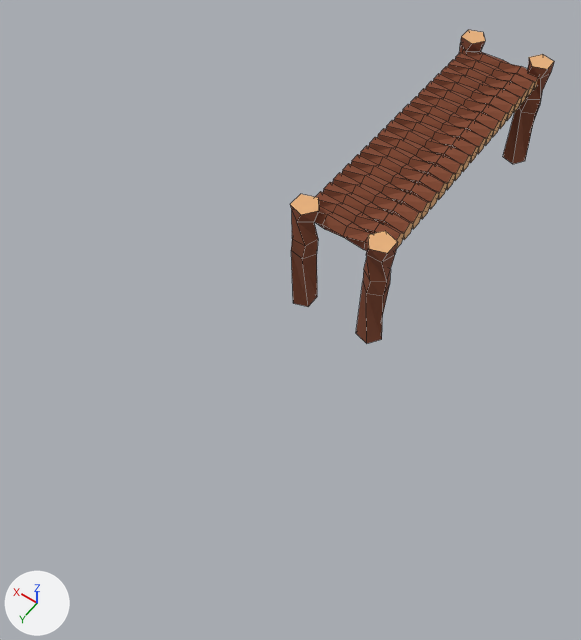
Before and after pictures for a commit that changed the Blender file assets/models/dock.blend.
Before and after are seen from a 50 mm camera at (-12.7, 37.2, 26.0) aimed at (0.8, 18.3, -3.8). The axes (+X, +Y, +Z) are drawn at lower left. The lights are the same throughout. The older version comes first. Mesh edges are drawn as thin lines.

Objects in the first picture: 'Log1', 'Log1.002', 'Log2', 'Log2.002', 'Walkway'.
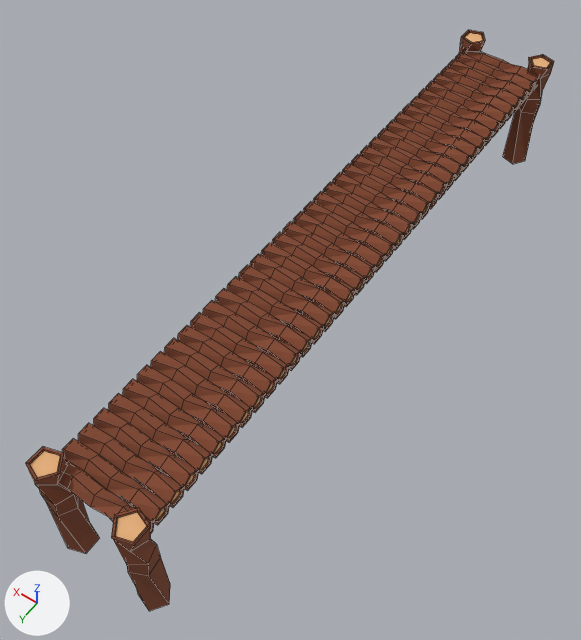
Location of each change, [x1, y1, x2, y2] in pixels of the pictures (581 x 640 px):
'Walkway', reshaped, modifiers changed (113% wider, 139% taller)
    before: [315, 49, 538, 251]
    after: [61, 49, 538, 533]
'Log2.002', reshaped, moved (40% wider, 8% shorter)
    before: [356, 231, 398, 344]
    after: [111, 507, 170, 611]
'Log1.002', reshaped, moved (150% wider, 6% shorter)
    before: [290, 194, 319, 307]
    after: [25, 447, 99, 553]
part 1 of me_cylinder_001, built on
    before: [396, 78, 538, 249]
    after: [150, 78, 538, 533]
part 2 of me_cylinder_002, cut back
    both: [461, 30, 485, 44]
part 3 of me_cylinder_003, cut back
    both: [529, 54, 554, 69]
part 4 of me_cylinder_006, built on
    before: [290, 194, 319, 215]
    after: [25, 447, 63, 481]
part 5 of me_cylinder_007, built on
    before: [368, 231, 398, 253]
    after: [111, 507, 151, 545]

Edits to the bpy script that builds the scene:
```text
Change me_cylinder_001:
    used by ob_walkway; location = (0.0, 0.0, 0.0); rotation_euler = (1.571, 0.0, 0.0), in degrees (90, 0, 0)
    remove me_cylinder_001.from_pydata(...)  # 25 vertices, 23 faces; spans x -2.2..2.2, y -0.46..0.46, z -0.44..0.44
    add me_cylinder_001.from_pydata(...)  # 45 vertices, 43 faces; spans x -2.2..2.2, y -0.46..0.46, z -0.44..0.44
    me_cylinder_001 part 1
    2 faces are deleted
    10 vertices are added at x -2.2..2.1, y -0.33..0.34, z -0.32..0.32
    10 new vertices lie (0.1, 0.0, 0.0) away from vertices in x -2.2..2.1, y -0.33..0.34, z -0.32..0.32
    20 new faces join them, mat_material_002 (brown #834830)
    2 new faces join them, mat_material_003 (beige #e7b07c)
Change me_cylinder_002:
    used by ob_log1; location = (1.97, -0.41, -3.5); rotation_euler = (3.466, 1.571, 0.0), in degrees (199, 90, 0)
    remove me_cylinder_002.from_pydata(...)  # 25 vertices, 23 faces; spans x -4.4..2.05, y -0.69..0.7, z -0.66..0.66
    add me_cylinder_002.from_pydata(...)  # 35 vertices, 33 faces; spans x -4.4..2.05, y -0.69..0.7, z -0.66..0.66
    me_cylinder_002 part 2
    1 face is deleted
    5 vertices are added at (-4.4, 0.57, 0.0), (-4.4, 0.18, -0.54), (-4.4, -0.46, -0.34), (-4.4, -0.46, 0.34), (-4.4, 0.18, 0.54)
    5 new vertices lie (0.1, 0.0, 0.0) away from vertices in x -4.4, y -0.46..0.57, z -0.54..0.54
    10 new faces join them, mat_material_002 (brown #834830)
    1 new face joins them, mat_material_003 (beige #e7b07c)
Change me_cylinder_003:
    used by ob_log2; location = (-1.97, -0.41, -3.5); rotation_euler = (1.571, 1.571, 0.0), in degrees (90, 90, 0)
    remove me_cylinder_003.from_pydata(...)  # 25 vertices, 23 faces; spans x -4.4..2.05, y -0.69..0.7, z -0.66..0.66
    add me_cylinder_003.from_pydata(...)  # 35 vertices, 33 faces; spans x -4.4..2.05, y -0.69..0.7, z -0.66..0.66
    me_cylinder_003 part 3
    1 face is deleted
    5 vertices are added at (-4.4, 0.57, 0.0), (-4.4, 0.18, -0.54), (-4.4, -0.46, -0.34), (-4.4, -0.46, 0.34), (-4.4, 0.18, 0.54)
    5 new vertices lie (0.1, 0.0, 0.0) away from vertices in x -4.4, y -0.46..0.57, z -0.54..0.54
    10 new faces join them, mat_material_002 (brown #834830)
    1 new face joins them, mat_material_003 (beige #e7b07c)
Change me_cylinder_006:
    used by ob_log1_002; location = (1.97, 15.59, -3.5); rotation_euler = (3.466, 1.571, 0.0), in degrees (199, 90, 0)
    remove me_cylinder_006.from_pydata(...)  # 25 vertices, 23 faces; spans x -4.4..2.05, y -0.69..0.7, z -0.66..0.66
    add me_cylinder_006.from_pydata(...)  # 35 vertices, 33 faces; spans x -4.4..2.05, y -0.69..0.7, z -0.66..0.66
    me_cylinder_006 part 4
    1 face is deleted
    5 vertices are added at (-4.4, 0.57, 0.0), (-4.4, 0.18, -0.54), (-4.4, -0.46, -0.34), (-4.4, -0.46, 0.34), (-4.4, 0.18, 0.54)
    5 new vertices lie (0.1, 0.0, 0.0) away from vertices in x -4.4, y -0.46..0.57, z -0.54..0.54
    10 new faces join them, mat_material_002 (brown #834830)
    1 new face joins them, mat_material_003 (beige #e7b07c)
Change me_cylinder_007:
    used by ob_log2_002; location = (-1.97, 15.59, -3.5); rotation_euler = (1.571, 1.571, 0.0), in degrees (90, 90, 0)
    remove me_cylinder_007.from_pydata(...)  # 25 vertices, 23 faces; spans x -4.4..2.05, y -0.69..0.7, z -0.66..0.66
    add me_cylinder_007.from_pydata(...)  # 35 vertices, 33 faces; spans x -4.4..2.05, y -0.69..0.7, z -0.66..0.66
    me_cylinder_007 part 5
    1 face is deleted
    5 vertices are added at (-4.4, 0.57, 0.0), (-4.4, 0.18, -0.54), (-4.4, -0.46, -0.34), (-4.4, -0.46, 0.34), (-4.4, 0.18, 0.54)
    5 new vertices lie (0.1, 0.0, 0.0) away from vertices in x -4.4, y -0.46..0.57, z -0.54..0.54
    10 new faces join them, mat_material_002 (brown #834830)
    1 new face joins them, mat_material_003 (beige #e7b07c)
Change ob_walkway:
    where _m = ob_walkway.modifiers.new('Array', 'ARRAY')
    _m.count: 20 -> 40
Change ob_log1_002:
    ob_log1_002.location: (1.97, 15.59, -3.5) -> (1.97, 31.36, -3.5)
Change ob_log2_002:
    ob_log2_002.location: (-1.97, 15.59, -3.5) -> (-1.97, 31.36, -3.5)
```
